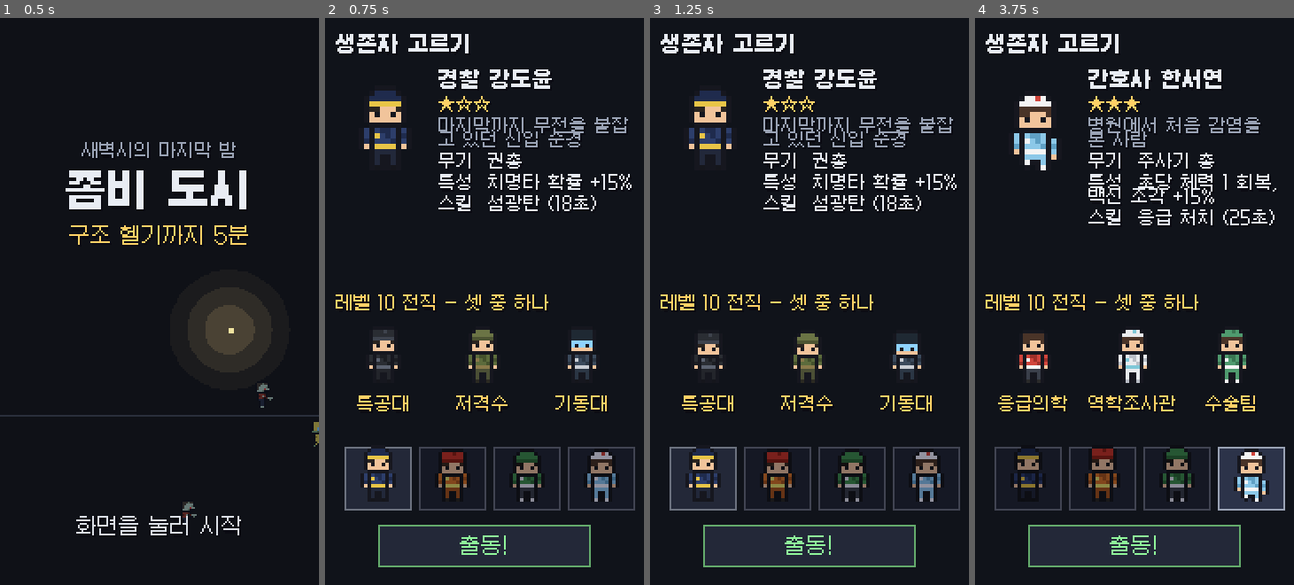
Above: before the commit, frames 1-4 (left to right).
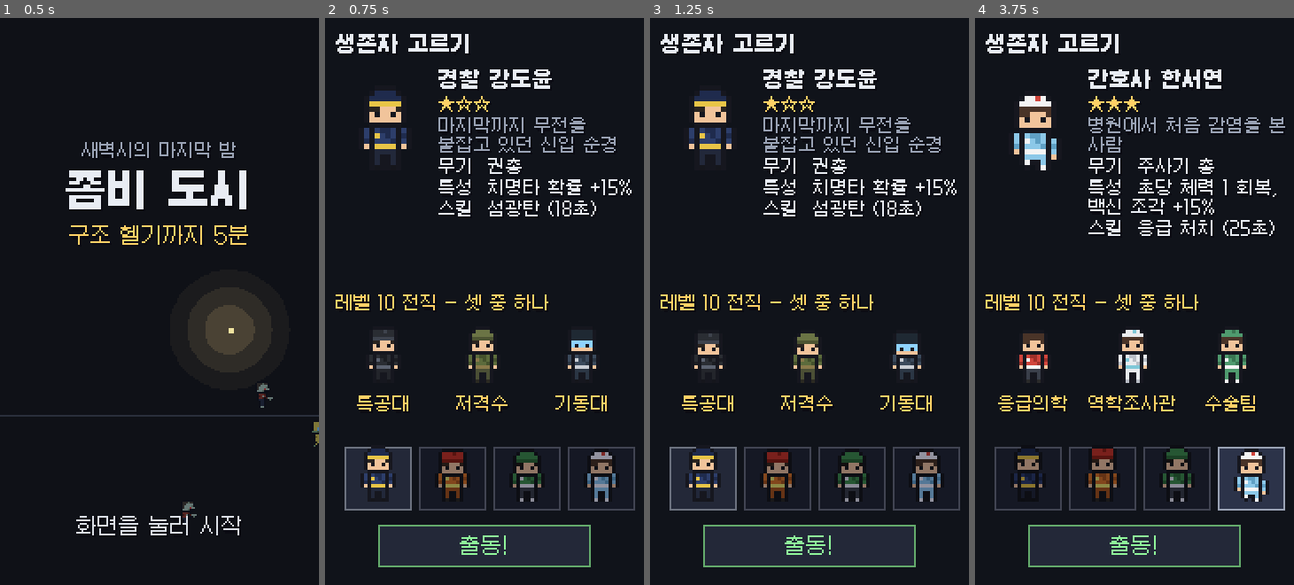
Above: after the commit, the same moments.

Repository: web-interface/zombie-city
Game: Godot game, scene res://scenes/title.tscn
Two runs of this game, one before a commit and one after it. Both use one fixed random seed, a clock stepped at 60 frames per second and the inputs below.
Inputs (mouse positions are in pixels of both pictures, inside the frame that each line leads up to):
- Up to frame 1 (0.5 s): no input
- Up to frame 2 (0.75 s): drag from (484, 301) to (516, 176) at 0.52 s
- Up to frame 3 (1.25 s): no input
- Up to frame 4 (3.75 s): click (1029, 477) at 1.27 s; click (1102, 477) at 2.02 s; click (1175, 477) at 2.77 s; click (1252, 477) at 3.52 s

Frame 1 is identical in both runs. In frame 2, 2.4% of the frame differs, in the area x 35-97%, y 17-35%; in frame 3, 2.4%; in frame 4, 2.5%, in the area x 35-98%, y 17-39%.

Commit message:
마지막 검수 반영: 작은 글 여러 줄을 줄마다 Label 로(고르기·멈춤·전직·레벨 업 글자 겹침), 줄바꿈 \r\n 빈 줄, 멈춤·느린 화면이 겹치면 가장 느린 것을 따름, 판 끝나면 멈춤 버튼 숨김, PC 조작 안내, 결과 화면 말투(돌진에 당함·헬기 시각 안 박음), 다시 뽑기 입력 막기, 고르기 첫 소리 없앰, 4분 상수, 코드 지도 healed 신호, 로드맵 v0.1 상황, 알려진 종료 잡음
Co-Authored-By: Claude Opus 5.5 <noreply@anthropic.com>

Diff:
--- a/scripts/run/run.gd
+++ b/scripts/run/run.gd
@@ -11,6 +11,7 @@
 var context := RunContext.new()
 var _is_over: bool = false
 var _base_time_scale: float = 1.0
+var _time_effects: Array[Dictionary] = []   # 지금 걸려 있는 멈춤·느린 화면들 {scale}
 var _autoplay: Node = null
 
 @onready var _survivor: Survivor = $World/Survivor
@@ -248,27 +249,42 @@
 	if _is_over:
 		return
 	_is_over = true
+	_hud.on_run_over()
 	if end_reason == "escaped":
 		_hud.show_banner("구조 성공!", "good")
 	var result := _recorder.build_result(end_reason, _level_up.level, _promotion.branch_name())
 	var delay := 0.05 if SceneRouter.is_autoplay() else END_DELAY_SECONDS
 	await get_tree().create_timer(delay, true, false, true).timeout
+	_time_effects.clear()
 	Engine.time_scale = _base_time_scale
 	SoundPlayer.stop_music()
 	SceneRouter.finish_run(result)
 
 
 ## 잠깐 멈춤(scale 0)이나 느린 화면(scale 0.3)을 seconds 동안. 실제 시간으로 잰다 (게임 시간은 멈춰 있으니까).
+## 여러 개가 겹치면 그중 가장 느린 것을 따르고, 하나가 끝나도 남은 것은 이어진다
+## (마지막 검수: 짧은 멈춤이 끝나며 1.0 으로 돌려 쓰러짐 느린 화면을 끊어 먹었음)
 func _play_hit_stop(seconds: float, speed_scale: float) -> void:
 	if SceneRouter.is_autoplay() or seconds <= 0.0:
 		return
-	Engine.time_scale = _base_time_scale * maxf(speed_scale, 0.01)
+	var effect := {"scale": maxf(speed_scale, 0.01)}
+	_time_effects.append(effect)
+	_apply_slowest_time_effect()
 	await get_tree().create_timer(seconds, true, false, true).timeout
-	Engine.time_scale = _base_time_scale
+	_time_effects.erase(effect)
+	_apply_slowest_time_effect()
+
+
+func _apply_slowest_time_effect() -> void:
+	var slowest := 1.0
+	for effect: Dictionary in _time_effects:
+		slowest = minf(slowest, float(effect["scale"]))
+	Engine.time_scale = _base_time_scale * slowest
 
 
 ## 장면이 다른 길로 닫혀도 느린 화면이 다음 화면까지 남지 않게 (검수 지적 — 보험)
 func _exit_tree() -> void:
+	_time_effects.clear()
 	Engine.time_scale = _base_time_scale
 
 
--- a/scripts/run/run_recorder.gd
+++ b/scripts/run/run_recorder.gd
@@ -8,6 +8,7 @@
 const NEAR_DEATH_RATIO := 0.3
 const RECOVERED_RATIO := 0.5
 const BORING_GAP_SECONDS := 20.0
+const FOUR_MINUTES_SECONDS := 240.0   # '4분대 화면 좀비 수' 지표를 재기 시작하는 때 (문서 12 §5)
 
 var level_up_times: Array[float] = []
 var kills_by_minute: Array[int] = [0, 0, 0, 0, 0, 0]
@@ -76,7 +77,7 @@
 	elif _is_in_danger and ratio > RECOVERED_RATIO:
 		_is_in_danger = false
 		near_death_saves += 1
-	if _context.elapsed_seconds >= 240.0:
+	if _context.elapsed_seconds >= FOUR_MINUTES_SECONDS:
 		max_zombies_after_four_minutes = maxi(max_zombies_after_four_minutes, alive_zombies)
 
 
--- a/scripts/systems/boss_director.gd
+++ b/scripts/systems/boss_director.gd
@@ -98,7 +98,7 @@
 	var survivor := _context.survivor
 	if not bool(state["has_hit"]) and boss.position.distance_to(survivor.position) < boss.radius + float(charge["hit_margin"]):
 		state["has_hit"] = true
-		survivor.take_damage(float(charge["hit_damage"]), "%s의 돌진" % boss.info["name"])
+		survivor.take_damage(float(charge["hit_damage"]), "%s 돌진" % boss.info["name"])
 		survivor.position += direction * float(charge["push_distance"])
 		_context.shake("survivor_big_hit")
 	if float(state["charge_left"]) <= 0.0:
--- a/scripts/ui/hud.gd
+++ b/scripts/ui/hud.gd
@@ -15,6 +15,12 @@
 	[5.2, 9.2, "공격은 자동! 오른쪽 아래는 스킬"],
 	[10.0, 14.0, "초록 조각을 모으면 강해져요"],
 ]
+## 터치 화면이 없는 PC 에서 보여 줄 안내 (키보드도 된다는 걸 알려 줌 — 마지막 검수)
+const PC_RUN_HINTS: Array[Array] = [
+	[0.6, 4.6, "WASD·방향키·끌기로 움직여요"],
+	[5.2, 9.2, "공격은 자동! 스페이스는 스킬"],
+	[10.0, 14.0, "초록 조각을 모으면 강해져요"],
+]
 
 var level_up_panel: LevelUpPanel
 var promotion_panel: PromotionPanel
@@ -27,6 +33,7 @@
 var _run_seconds: float = 300.0
 var _hint_label: Label
 var _hint_time: float = -1.0
+var _hints: Array[Array] = FIRST_RUN_HINTS
 
 
 func setup(context: RunContext, rack: WeaponRack, level_up: LevelUp, promotion: Promotion, skill_runner: SkillRunner, extraction: Extraction) -> void:
@@ -75,6 +82,7 @@
 	if SceneRouter.has_seen_first_run_hints or SceneRouter.is_autoplay():
 		return
 	SceneRouter.has_seen_first_run_hints = true
+	_hints = FIRST_RUN_HINTS if DisplayServer.is_touchscreen_available() else PC_RUN_HINTS
 	_hint_label = PixelUi.label("", PixelUi.INK)
 	_hint_label.horizontal_alignment = HORIZONTAL_ALIGNMENT_CENTER
 	_hint_label.set_anchors_and_offsets_preset(Control.PRESET_BOTTOM_WIDE)
@@ -92,12 +100,12 @@
 		return
 	_hint_time += delta
 	var shown := ""
-	for hint: Array in FIRST_RUN_HINTS:
+	for hint: Array in _hints:
 		if _hint_time >= float(hint[0]) and _hint_time < float(hint[1]):
 			shown = String(hint[2])
 	_hint_label.text = shown
 	_hint_label.modulate.a = 0.6 + 0.4 * absf(sin(_hint_time * 3.0))
-	if _hint_time > float(FIRST_RUN_HINTS.back()[1]):
+	if _hint_time > float(_hints.back()[1]):
 		_hint_label.queue_free()
 		_hint_time = -1.0
 
@@ -126,6 +134,11 @@
 	_pause_menu.open()
 
 
+## 판이 끝나면 run.gd 가 부른다: 결과 화면으로 넘어가는 동안 멈춤 버튼을 숨김
+func on_run_over() -> void:
+	_pause_menu.hide_button()
+
+
 func _is_choice_window_open() -> bool:
 	return level_up_panel.is_open() or promotion_panel.is_open()
 
--- a/scripts/ui/level_up_panel.gd
+++ b/scripts/ui/level_up_panel.gd
@@ -58,7 +58,9 @@
 	row.add_theme_constant_override("separation", 4)
 	_reroll_button = PixelUi.button("다시 뽑기", PixelUi.GOLD)
 	_reroll_button.custom_minimum_size = Vector2(80, 22)
-	_reroll_button.pressed.connect(func() -> void: _level_up.reroll())
+	_reroll_button.pressed.connect(func() -> void:
+		if not _is_input_guarded():   # 창이 뜬 직후 손가락이 닿아 다시 뽑기가 눌리지 않게 (카드·건너뛰기와 같게)
+			_level_up.reroll())
 	row.add_child(_reroll_button)
 	var skip_button := PixelUi.button("건너뛰기", PixelUi.MUTED)
 	skip_button.custom_minimum_size = Vector2(80, 22)
@@ -95,11 +97,10 @@
 	texts.mouse_filter = Control.MOUSE_FILTER_IGNORE
 	var name_line := PixelUi.label("%s  %s" % [card["name"], card["level_text"]], PixelUi.INK)
 	texts.add_child(name_line)
-	var description := PixelUi.label(PixelUi.wrap_words(String(card["description"]), PixelUi.FONT_SMALL, PixelUi.SIZE_SMALL, CARD_SIZE.x - 40.0, 2), PixelUi.MUTED, true)
-	texts.add_child(description)
+	texts.add_child(PixelUi.small_lines(String(card["description"]), PixelUi.MUTED, CARD_SIZE.x - 40.0, 2))
 	var flavor := String(card.get("flavor", ""))
 	if not flavor.is_empty():   # 사람 냄새 나는 한 줄 (06 AI 티 안 나게)
-		texts.add_child(PixelUi.label(PixelUi.wrap_words(flavor, PixelUi.FONT_SMALL, PixelUi.SIZE_SMALL, CARD_SIZE.x - 40.0, 1), Color(PixelUi.MUTED, 0.6), true))
+		texts.add_child(PixelUi.small_lines(flavor, Color(PixelUi.MUTED, 0.6), CARD_SIZE.x - 40.0, 1))
 	row.add_child(texts)
 	card_button.add_child(row)
 	card_button.pressed.connect(_pick.bind(card))
--- a/scripts/ui/pause_menu.gd
+++ b/scripts/ui/pause_menu.gd
@@ -1,5 +1,5 @@
 ## [파일] scripts/ui/pause_menu.gd
-## [하는 일] 일시정지: 오른쪽 위 작은 버튼(II)과, 누르면(또는 앱을 나갔다 오면) 뜨는 창 — 지금 생존자·전직·무기/장비 목록, 계속하기(3초 세고 다시 시작), 포기하기.
+## [하는 일] 일시정지: 오른쪽 위 작은 '멈춤' 버튼과, 누르면(또는 앱을 나갔다 오면) 뜨는 창 — 지금 생존자·전직·무기/장비 목록, 계속하기(3초 세고 다시 시작), 포기하기.
 ## [쓰는 곳] scripts/ui/hud.gd 가 만든다. run.gd 가 앱을 나갈 때 Hud.show_pause_menu() 로 연다.
 ## [근거 문서] 05 화면 목록(일시정지), 13 (앱 전환·전화에도 판이 안 날아가게, 돌아오면 3초 카운트)
 class_name PauseMenu
@@ -8,8 +8,10 @@
 signal give_up_requested
 
 const RESUME_COUNTDOWN_SECONDS := 3.0
+const INFO_WIDTH := 140.0   # 창 안 목록 글 너비
 
-var _info_label: Label
+var _info_box: VBoxContainer
+var _pause_button: Button
 var _countdown_left: float = 0.0
 var _countdown_label: Label
 var _window: PanelContainer
@@ -25,14 +27,14 @@
 	PixelUi.full_rect(self)
 	mouse_filter = Control.MOUSE_FILTER_IGNORE
 	process_mode = Node.PROCESS_MODE_ALWAYS
-	var pause_button := PixelUi.button("멈춤", PixelUi.MUTED)
-	pause_button.pressed.connect(open)
-	add_child(pause_button)
-	pause_button.set_anchors_and_offsets_preset(Control.PRESET_TOP_RIGHT)
-	pause_button.offset_left = -34.0
-	pause_button.offset_top = 50.0   # 맨 위 무기·장비 칸 줄(34~46) 아래로 — 겹치지 않게
-	pause_button.offset_right = -4.0
-	pause_button.offset_bottom = 66.0
+	_pause_button = PixelUi.button("멈춤", PixelUi.MUTED)
+	_pause_button.pressed.connect(open)
+	add_child(_pause_button)
+	_pause_button.set_anchors_and_offsets_preset(Control.PRESET_TOP_RIGHT)
+	_pause_button.offset_left = -34.0
+	_pause_button.offset_top = 50.0   # 맨 위 무기·장비 칸 줄(34~46) 아래로 — 겹치지 않게
+	_pause_button.offset_right = -4.0
+	_pause_button.offset_bottom = 66.0
 	_window = _build_window()
 	add_child(PixelUi.centered(_window))
 	_countdown_label = PixelUi.label("", PixelUi.GOLD, false, true)
@@ -44,10 +46,17 @@
 	if _window.visible:
 		return
 	get_tree().paused = true
-	_info_label.text = _build_info_text()
+	for child: Node in _info_box.get_children():
+		child.queue_free()
+	_info_box.add_child(PixelUi.small_lines(_build_info_text(), PixelUi.MUTED, INFO_WIDTH))
 	_window.visible = true
 	_countdown_left = 0.0
 	_countdown_label.visible = false
+
+
+## 판이 끝나 결과 화면으로 넘어가는 동안엔 멈춤 버튼을 숨긴다 (마지막 검수: 쓰러진 뒤 1.6초 동안 창이 떴음)
+func hide_button() -> void:
+	_pause_button.visible = false
 
 
 func _build_window() -> PanelContainer:
@@ -60,10 +69,9 @@
 	var title := PixelUi.label("잠깐 멈춤", PixelUi.INK, false, true)
 	title.horizontal_alignment = HORIZONTAL_ALIGNMENT_CENTER
 	column.add_child(title)
-	_info_label = PixelUi.label("", PixelUi.MUTED, true)
-	_info_label.autowrap_mode = TextServer.AUTOWRAP_WORD_SMART
-	_info_label.custom_minimum_size = Vector2(140, 0)
-	column.add_child(_info_label)
+	_info_box = VBoxContainer.new()
+	_info_box.custom_minimum_size = Vector2(INFO_WIDTH, 0)
+	column.add_child(_info_box)
 	var resume_button := PixelUi.button("계속하기", PixelUi.GOOD)
 	resume_button.pressed.connect(_start_countdown)
 	column.add_child(resume_button)
--- a/scripts/ui/pixel_ui.gd
+++ b/scripts/ui/pixel_ui.gd
@@ -35,8 +35,7 @@
 	new_label.add_theme_color_override("font_shadow_color", SHADOW)
 	new_label.add_theme_constant_override("shadow_offset_x", 1)
 	new_label.add_theme_constant_override("shadow_offset_y", 1)
-	if is_small:
-		new_label.add_theme_constant_override("line_spacing", -3)   # 작은 픽셀 글꼴은 기본 줄 간격이 넓어 카드가 넘침
+	# 줄 간격은 글꼴 그대로 둔다 (Galmuri9 10크기 = 줄 높이 11점). 예전에 -3 으로 줄였더니 두 줄짜리 글이 서로 포개졌음 (마지막 검수)
 	new_label.mouse_filter = Control.MOUSE_FILTER_IGNORE
 	return new_label
 
@@ -99,6 +98,18 @@
 	return center
 
 
+## 여러 줄 작은 글: 줄마다 Label 하나씩 쌓는다. Label 하나에 여러 줄을 넣으면 엔진 기본 줄 간격 때문에
+## 화면마다 줄이 겹치거나 벌어져 보였다 (마지막 검수). 줄바꿈(\n)은 그대로 살리고, 긴 줄은 낱말 단위로 감싼다.
+static func small_lines(text: String, color: Color, max_width: float, max_lines: int = 0) -> VBoxContainer:
+	var column := VBoxContainer.new()
+	column.add_theme_constant_override("separation", 0)
+	column.mouse_filter = Control.MOUSE_FILTER_IGNORE
+	for paragraph: String in text.split("\n"):
+		for line: String in wrap_words(paragraph, FONT_SMALL, SIZE_SMALL, max_width, max_lines).split("\n"):
+			column.add_child(label(line, color, true))
+	return column
+
+
 ## 띄어쓰기 단위로만 줄을 바꾼다. Godot 기본 줄바꿈은 한글 글자 사이에서도 끊어서
 ## "휘두른 / 다" 처럼 낱말이 쪼개지기 때문 (검수 지적). 너비는 글꼴로 실제로 잰다.
 ## max_lines 를 넘으면 마지막 줄 끝을 '…' 로 줄인다 (0 이면 줄 수 제한 없음).
@@ -117,8 +128,7 @@
 	if max_lines > 0 and lines.size() > max_lines:
 		lines.resize(max_lines)
 		lines[max_lines - 1] = lines[max_lines - 1].left(maxi(lines[max_lines - 1].length() - 1, 0)) + "…"
-	return "
-".join(lines)
+	return "\n".join(lines)   # 글자 그대로 줄을 바꿔 적으면 파일 줄바꿈(\r\n)이 따라와 빈 줄이 하나 더 생김
 
 
 static func format_time(seconds: float) -> String:
--- a/scripts/ui/promotion_panel.gd
+++ b/scripts/ui/promotion_panel.gd
@@ -85,8 +85,8 @@
 	texts.add_child(PixelUi.label(String(branch["name"]), PixelUi.GOLD, false, true))
 	# 1차 효과는 2줄까지, 각성은 1줄 맛보기 (카드 밖으로 넘치지 않게)
 	var text_width := CARD_SIZE.x - 44.0
-	texts.add_child(PixelUi.label(PixelUi.wrap_words(String(branch["stage_1"]["text"]), PixelUi.FONT_SMALL, PixelUi.SIZE_SMALL, text_width, 2), PixelUi.INK, true))
-	texts.add_child(PixelUi.label(PixelUi.wrap_words("각성: " + String(branch["stage_2"]["text"]), PixelUi.FONT_SMALL, PixelUi.SIZE_SMALL, text_width, 1), PixelUi.MUTED, true))
+	texts.add_child(PixelUi.small_lines(String(branch["stage_1"]["text"]), PixelUi.INK, text_width, 2))
+	texts.add_child(PixelUi.small_lines("각성: " + String(branch["stage_2"]["text"]), PixelUi.MUTED, text_width, 1))
 	card_button.add_child(texts)
 	card_button.pressed.connect(_pick.bind(branch_id))
 	return card_button
--- a/scripts/ui/result_screen.gd
+++ b/scripts/ui/result_screen.gd
@@ -52,9 +52,12 @@
 func _cause_text(end_reason: String, death_cause: String) -> String:
 	match end_reason:
 		"died":
-			return "%s에게 당함" % death_cause if not death_cause.is_empty() else ""
+			if death_cause.is_empty():
+				return ""
+			# 좀비에게는 '에게', 돌진 같은 공격에는 '에' ("도살자 돌진에게"는 어색함 — 마지막 검수)
+			return "%s%s 당함" % [death_cause, "에" if death_cause.ends_with("돌진") else "에게"]
 		"helicopter_left":
-			return "5:30까지 착륙 지점에 못 탔어요"
+			return "헬기가 떠날 때까지 착륙 지점에 못 탔어요"   # 시각을 박아 두면 data 가 바뀔 때 틀려짐
 	return ""
 
 
--- a/scripts/ui/survivor_select.gd
+++ b/scripts/ui/survivor_select.gd
@@ -7,6 +7,7 @@
 const PREVIEW_SCALE := 3.0
 const BRANCH_PREVIEW_TOP := 168.0
 const WALK_FRAME_SECONDS := 0.12
+const INFO_WIDTH := 112.0   # 오른쪽 소개 글 너비 (넘으면 낱말 단위로 줄바꿈)
 
 var _survivor_ids: Array[String] = []
 var _selected_id: String = ""
@@ -89,8 +90,9 @@
 
 
 func _select(survivor_id: String) -> void:
+	if not _selected_id.is_empty():   # 화면을 처음 열 때는 소리 없이 (누른 적이 없는데 소리가 나면 어색함)
+		SoundPlayer.play("card_select")
 	_selected_id = survivor_id
-	SoundPlayer.play("card_select")
 	var info := GameData.entry("survivors", survivor_id)
 	_preview.texture = load("res://art/sprites/survivor_%s.png" % info["outfit"])
 	for id: String in _portrait_buttons.keys():
@@ -139,11 +141,8 @@
 	_info_box.add_child(control)
 
 
-func _wrapped(text: String, color: Color) -> Label:
-	var line := PixelUi.label(text, color, true)
-	line.autowrap_mode = TextServer.AUTOWRAP_WORD_SMART
-	line.custom_minimum_size = Vector2(112, 0)
-	return line
+func _wrapped(text: String, color: Color) -> VBoxContainer:
+	return PixelUi.small_lines(text, color, INFO_WIDTH)
 
 
 func _process(delta: float) -> void:
Not shown, changed: docs/08_로드맵.md
Not shown, changed: docs/11_코드구조.md
Not shown, changed: docs/12_검수_밸런스.md
